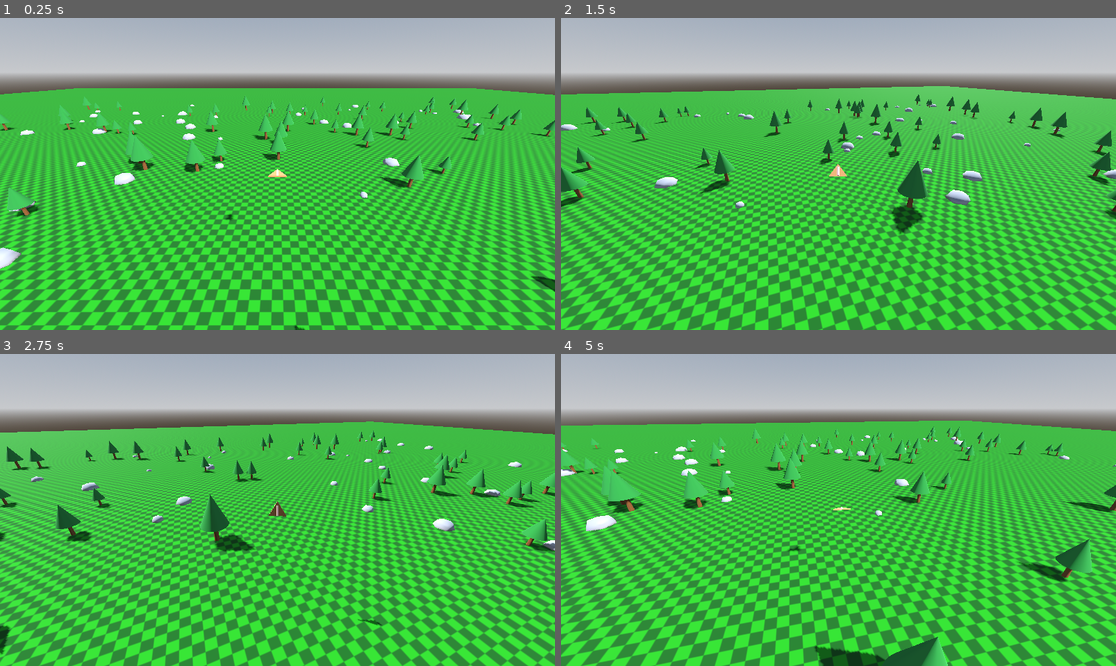
Above: before the commit, frames 1-4 (two rows, left to right).
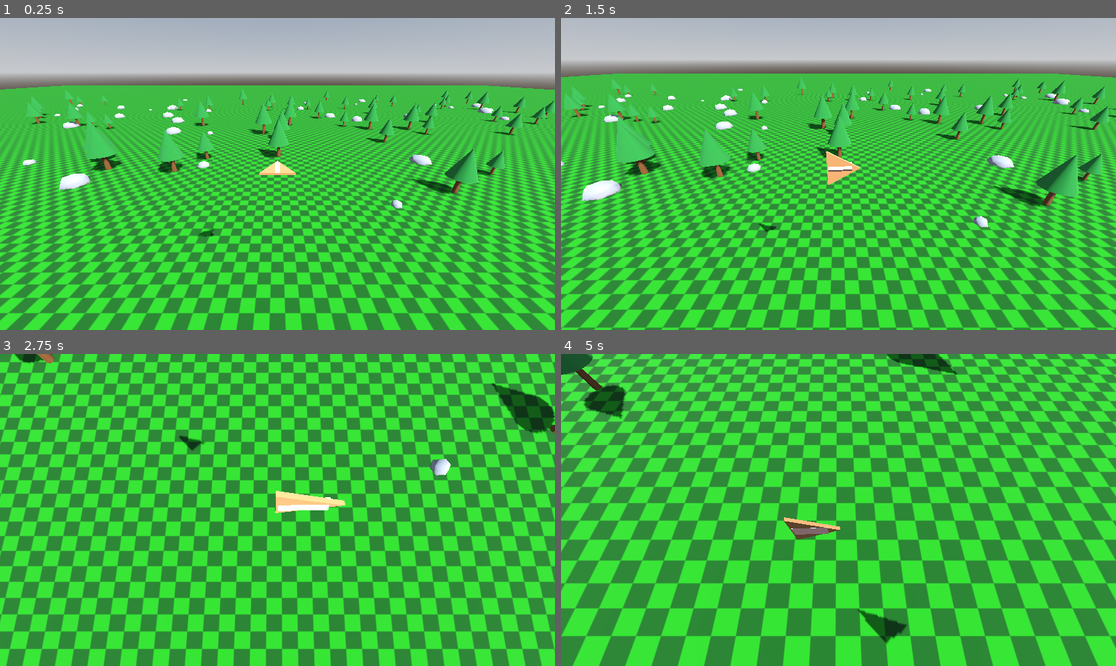
Above: after the commit, the same moments.

Repository: westonkelliher/glider
Game: Godot game, scene res://scenes/main.tscn
Two runs of this game, one before a commit and one after it. Both use one fixed random seed, a clock stepped at 60 frames per second and the inputs below.
Inputs:
- Up to frame 1 (0.25 s): no input
- Up to frame 2 (1.5 s): hold D (move_right) 0.53-1.28 s; hold S (move_back) from 1.28 s (still down)
- Up to frame 3 (2.75 s): release S (move_back) at 2.03 s; hold D (move_right) from 2.03 s (still down)
- Up to frame 4 (5 s): release D (move_right) at 2.78 s; hold W (move_forward) 2.78-3.53 s; hold A (move_left) from 3.53 s (still down)

The runs differ from the first frame. In frame 1, 44% of the frame differs, in the area x 0-100%, y 21-100%; in frame 2, 55%; in frame 3, 78%, in the area x 0-100%, y 0-100%; in frame 4, 77%.

Commit message:
Glider flight dynamics, velocity steering, camera swivel smoothing
Co-Authored-By: Claude Opus 4.8 <noreply@anthropic.com>

Diff:
--- a/scenes/glider_body.tscn
+++ b/scenes/glider_body.tscn
@@ -20,6 +20,7 @@
 height = 0.2
 
 [node name="GliderBody" type="CharacterBody3D" unique_id=786574907]
+rotation_order = 3
 script = ExtResource("1_kiolu")
 
 [node name="Mesh" type="MeshInstance3D" parent="." unique_id=8097921]
--- a/scenes/main.tscn
+++ b/scenes/main.tscn
@@ -27,12 +27,12 @@
 transform = Transform3D(0.7, -0.5, 0.5, 0, 0.7, 0.7, -0.7, -0.5, 0.5, 0, 80, 0)
 shadow_enabled = true
 
-[node name="CameraRig" type="Node3D" parent="." node_paths=PackedStringArray("target")]
+[node name="CameraRig" type="Node3D" parent="." unique_id=1449307594 node_paths=PackedStringArray("target")]
 script = ExtResource("4_camrig")
 target = NodePath("../GliderBody")
 
-[node name="Camera3D" type="Camera3D" parent="CameraRig" node_paths=PackedStringArray("target")]
-transform = Transform3D(1, 0, 0, 0, 0.87, 0.5, 0, -0.5, 0.87, 0, 8, 16)
+[node name="Camera3D" type="Camera3D" parent="CameraRig" unique_id=32768552 node_paths=PackedStringArray("target")]
+transform = Transform3D(1, 0, 0, 0, 0.87, 0.5, 0, -0.5, 0.87, 0, 4, 8)
 current = true
 script = ExtResource("5_camswivel")
 target = NodePath("../../GliderBody")
--- a/scripts/camera_swivel.gd
+++ b/scripts/camera_swivel.gd
@@ -6,14 +6,19 @@
 
 @export var target: Node3D
 ## Local offset from the pivot: behind (+Z) and above (+Y).
-@export var offset: Vector3 = Vector3(0.0, 8.0, 16.0)
+@export var offset: Vector3 = Vector3(0.0, 4.0, 8.0)
 
-func _physics_process(_delta: float) -> void:
+const YAW_SNAP := 10.0
+
+func _physics_process(delta: float) -> void:
 	if target == null:
 		return
 	# Swivel pivot == player's Y rotation, applied instantly.
 	var yaw: float = target.rotation.y
 	# Position relative to the rig (rig sits at the player's position).
-	position = Basis(Vector3.UP, yaw) * offset
+	var t_position := Basis(Vector3.UP, yaw) * offset
+	var p_delt := t_position - position
+	var snap_speed := 0.1 + p_delt.length()*YAW_SNAP
+	position = position.move_toward(t_position, snap_speed * delta)
 	# Look at the pivot (rig origin == player position).
 	look_at(get_parent().global_position, Vector3.UP)
--- a/scripts/glider_body.gd
+++ b/scripts/glider_body.gd
@@ -14,8 +14,8 @@
 
 func _physics_process(delta: float) -> void:
 
-	if position.y > pot_height:
-		pot_height = position.y
+	if position.y > pot_height-0.5:
+		pot_height = position.y+0.5
 
 	var d_h := pot_height - position.y
 
@@ -26,18 +26,21 @@
 		speed = sqrt(d_h*G*2) # solved for speed in terms of d_h
 
 	# Left/right rotate (yaw) the character; forward/back drive along facing.
-	var yaw := Input.get_axis("move_right", "move_left")
-	rotation.y += yaw * TURN_SPEED * delta
+	var roll := Input.get_axis("move_right", "move_left")
+	rotation.z += roll * TURN_SPEED * delta
 
 	var pitch := Input.get_axis("move_forward", "move_back")
 	rotation.x += pitch * TURN_SPEED * delta
-	# TODO for claude: clamp to 89 degrees and -89 degrees then remove this comment
+	rotation.x = clampf(rotation.x, deg_to_rad(-89.0), deg_to_rad(89.0))
 
-	var direction := (transform.basis * Vector3.FORWARD).normalized()
-	velocity.x = direction.x * speed
-	velocity.z = direction.z * speed
-	velocity.y = direction.y * speed
+	var facing_dir := (transform.basis * Vector3.FORWARD).normalized()
+	var v_dir := velocity.normalized()
+	if v_dir:
+		#var d_dir :=
+		v_dir = v_dir.move_toward(facing_dir, 1.0 * delta).normalized()
+	else:
+		v_dir = facing_dir
 
-	position.y -= 0.2 * delta
+	velocity = v_dir * speed
 
 	move_and_slide()
Not shown: 1 places in scenes/main.tscn that only renumber resources
